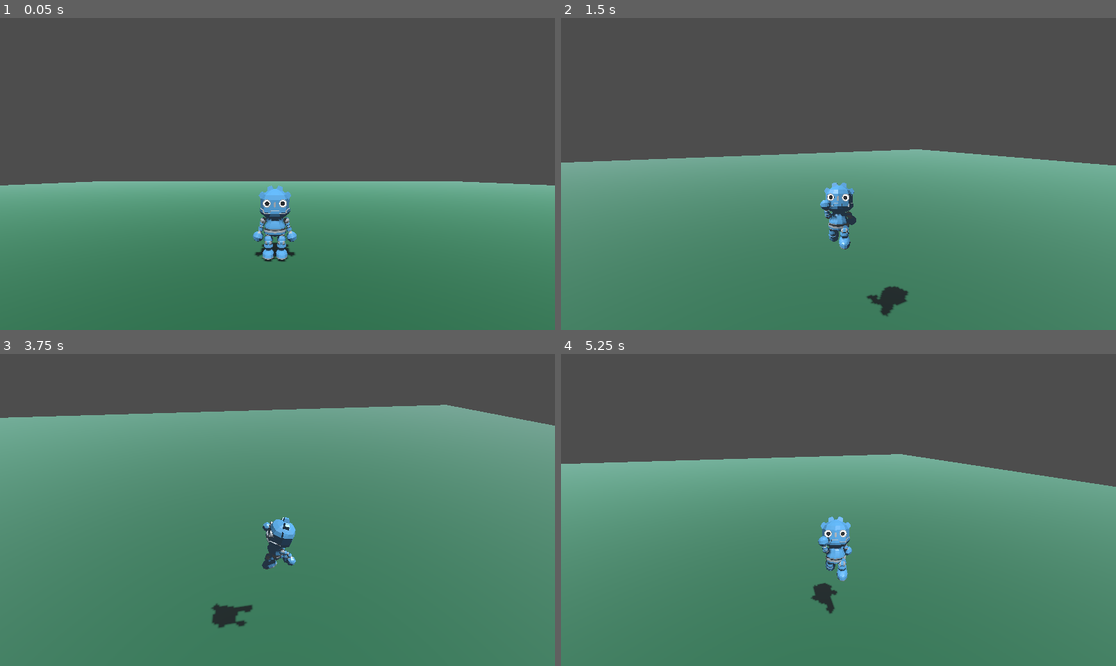
Above: before the commit, frames 1-4 (two rows, left to right).
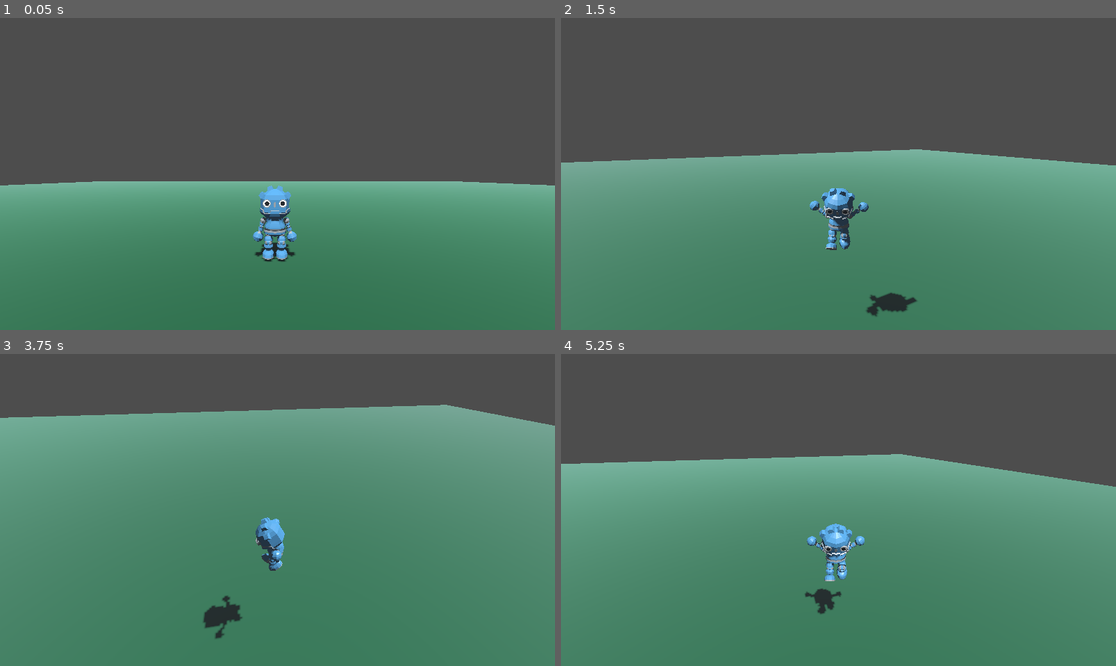
Above: after the commit, the same moments.

Repository: devmoreir4/godot-3d-multiplayer-template
Game: Godot game, scene res://level/scenes/level.tscn
Two runs of this game, one before a commit and one after it. Both use one fixed random seed, a clock stepped at 60 frames per second and the inputs below.
Inputs (mouse positions are in pixels of both pictures, inside the frame that each line leads up to):
- Up to frame 1 (0.05 s): no input
- Up to frame 2 (1.5 s): tap Enter at 0.5 s; move the mouse to (960, 158) at 0.52 s; hold D (move_right) 0.53-1.28 s; hold Shift (shift) 0.53-1.28 s; tap Space (jump) at 0.77 s; move the mouse to (727, 189) at 1.27 s; hold S (move_backward) from 1.28 s (still down); tap Shift (shift) at 1.35 s
- Up to frame 3 (3.75 s): tap Space (jump) at 1.52, 3.02 s; move the mouse to (333, 441) at 2.02 s; release S (move_backward) at 2.03 s; hold D (move_right) 2.03-2.78 s; hold Shift (shift) 2.03-2.78 s; move the mouse to (249, 572) at 2.77 s; hold W (move_forward) 2.78-3.53 s; tap Shift (shift) at 2.85 s; move the mouse to (444, 556) at 3.52 s; hold A (move_left) from 3.53 s (still down); hold Shift (shift) from 3.53 s (still down)
- Up to frame 4 (5.25 s): tap Space (jump) at 3.77, 4.52 s; move the mouse to (672, 463) at 4.27 s; release Shift (shift) at 4.28 s; tap Shift (shift) at 4.35 s; move the mouse to (866, 510) at 5.02 s; release A (move_left) at 5.03 s; hold S (move_backward) from 5.03 s (still down); hold Shift (shift) from 5.03 s (still down)

Frame 1 is identical in both runs. In frame 2, 1.2% of the frame differs, in the area x 44-65%, y 52-96%; in frame 3, 1.1%; in frame 4, 1.0%.

Commit message:
feat: updating falling animation

Diff:
--- a/level/scripts/3d_godot_robot.gd
+++ b/level/scripts/3d_godot_robot.gd
@@ -16,11 +16,14 @@
 
 func animate(_velocity: Vector3) -> void:
 	if not _character.is_on_floor():
-		animation.play("Jump")
+		if _velocity.y < 0:
+			animation.play("Fall")
+		else:
+			animation.play("Jump")
 		return
 
 	if _velocity:
-		if _character.is_running():
+		if _character.is_running() and _character.is_on_floor():
 			animation.play("Sprint")
 			return
 
--- a/level/scripts/player.gd
+++ b/level/scripts/player.gd
@@ -22,6 +22,7 @@
 func _physics_process(delta):
 	if not is_on_floor():
 		velocity.y -= gravity * delta
+		_body.animate(velocity)
 
 	if is_on_floor():
 		if Input.is_action_just_pressed("jump"):
@@ -50,13 +51,13 @@
 	is_running()
 	_direction = _direction.rotated(Vector3.UP, _spring_arm_offset.rotation.y)
 
-	if _direction: #se tiver direcao movimenta normal
+	if _direction:
 		velocity.x = _direction.x * _current_speed
 		velocity.z = _direction.z * _current_speed
 		_body.apply_rotation(velocity)
 		return
 
-	velocity.x = move_toward(velocity.x, 0, _current_speed)#se nao esta parado
+	velocity.x = move_toward(velocity.x, 0, _current_speed)
 	velocity.z = move_toward(velocity.z, 0, _current_speed)
 
 func is_running() -> bool:
